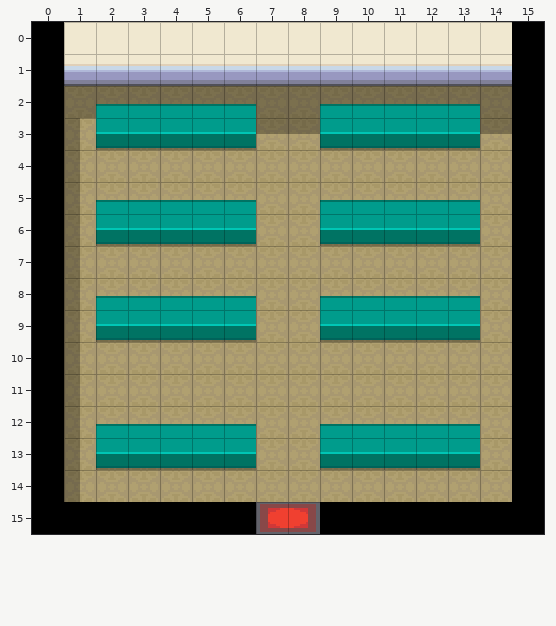
A Tiled map (JSON) gets an edit: assets/maps/testMap2.json. This is how it looked before the edit.
Cells are 32x32 px. Shown: x 0..15, y 0..15.
After:
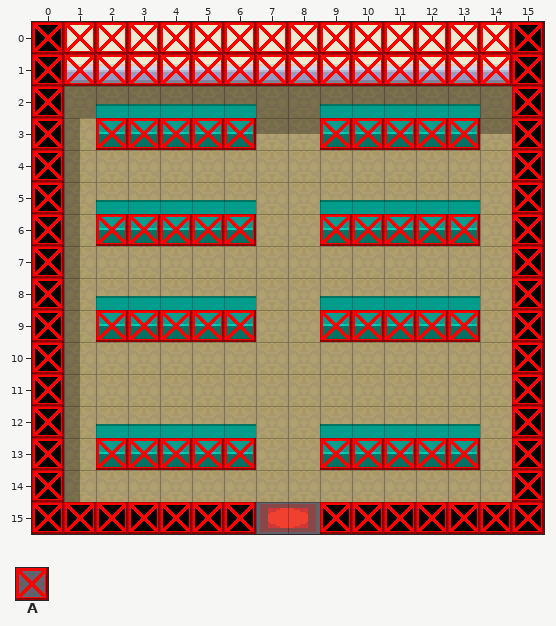
Key: from "hgss_interior": A 0.
_ is an empty cell.
Tiles of an added or newly shown layer are drawn over the layers below it.
Change:
Layer "metadata" (now shown):
The author put tile A in rows 0 to 1 at x 0 to 15; in row 2 at x 0 and 15; in row 3 at x 0, 2 to 6, 9 to 13 and 15; in rows 4 to 5 at x 0 and 15; in row 6 at x 0, 2 to 6, 9 to 13 and 15; in rows 7 to 8 at x 0 and 15.
The author put tile A in row 9 at x 0, 2 to 6, 9 to 13 and 15; in rows 10 to 12 at x 0 and 15; in row 13 at x 0, 2 to 6, 9 to 13 and 15; in row 14 at x 0 and 15; in row 15 at x 0 to 6 and 9 to 15.
Changed places in both pictures, as pixel boxes (x1, y1, x2, y2):
added: (32, 22, 544, 534)
